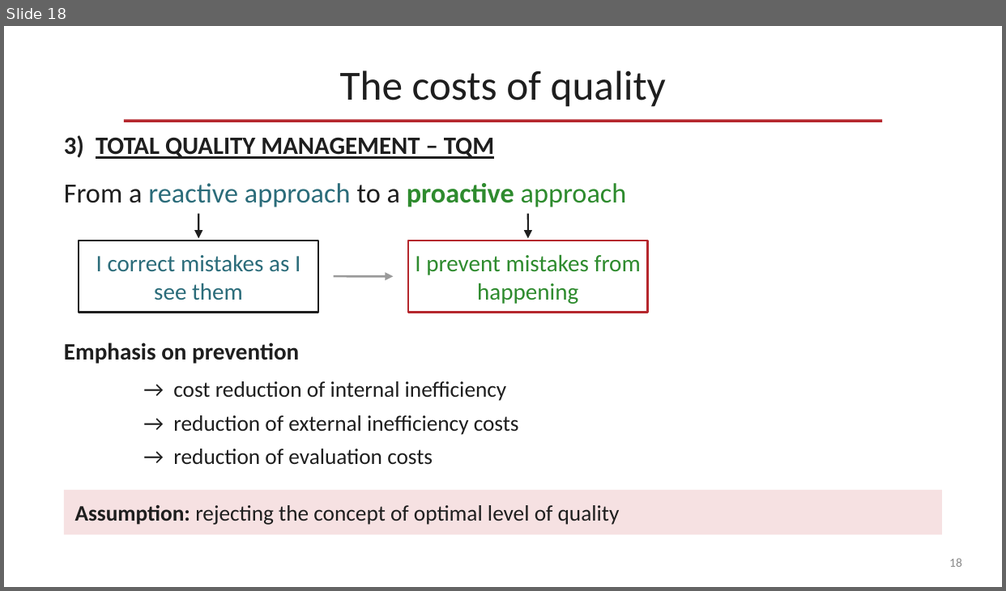
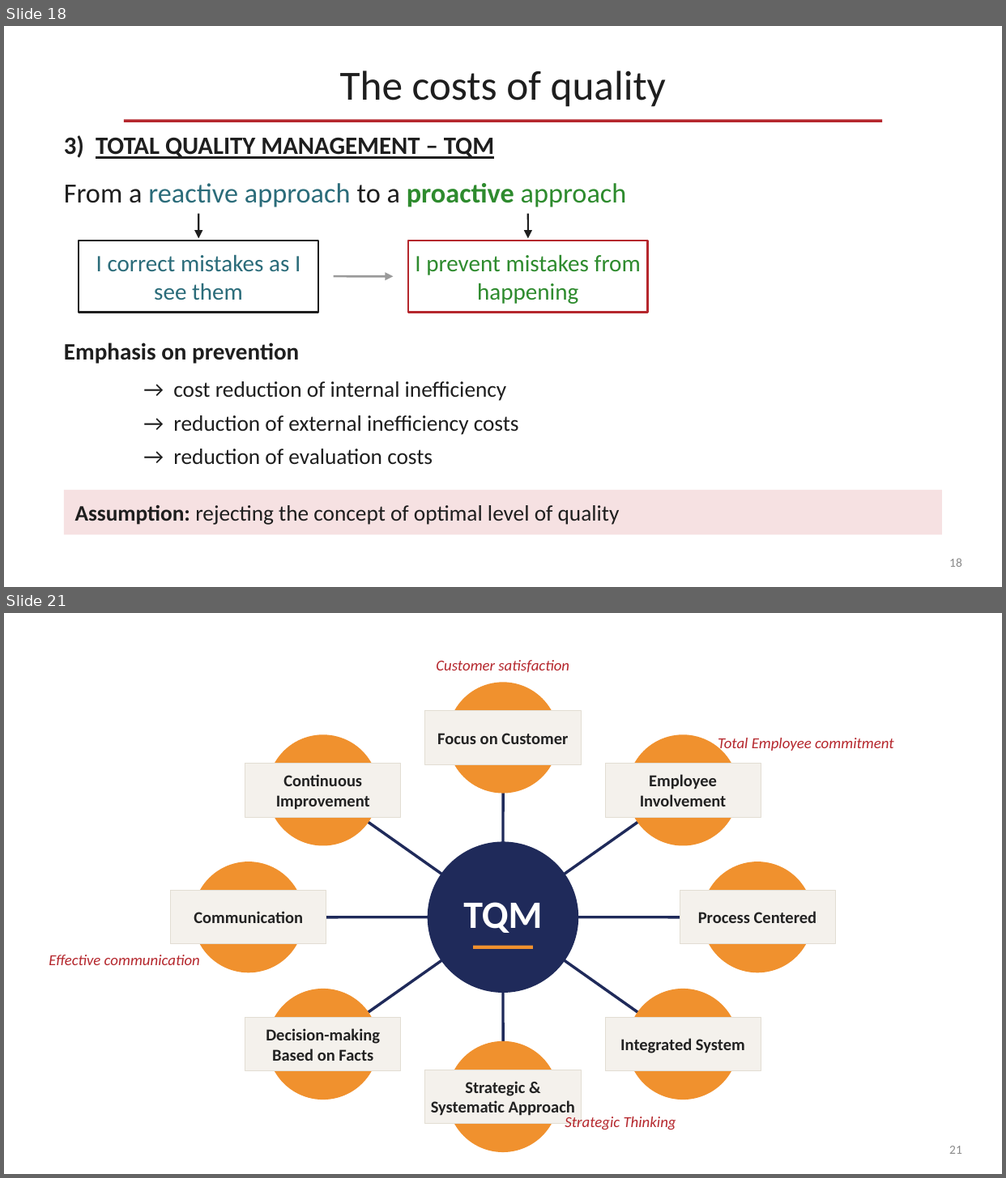
Before and after one commit to OfficialMatteoPiras/ManagementEngineering, a slide deck: SmartOperationsAndSupplyChain Management/pdf/Quality Management-claude.pptx. Shown one above the other, each under a label of ours: slide 18 before the commit, slides 18 and 21 after it; the slides between them are not shown. The pictures are 1006x591 and 1006x1178 pixels, drawn with LibreOffice and Linux fonts; fonts in the diff are those of the drawing. Boxes give left, top, right and bottom in pixels: in the first picture for what was removed or moved away, otherwise in the second. Text is boxed around its words. In the diff, an @@ line names an element or a change of style, - is before the commit and + after.

```diff
--- a/SmartOperationsAndSupplyChain Management/pdf/Quality Management-claude.pptx
+++ b/SmartOperationsAndSupplyChain Management/pdf/Quality Management-claude.pptx
@@ slide 21 added at <box>4,613,1002,1174</box>, background #FFFFFF @@
@@ text added at <box>436,660,569,672</box>, 11 pt, text #B5272D, italic @@
+Customer satisfaction
@@ ellipse added at <box>448,683,558,793</box>, fill #F0912E, outline #F0912E 1 pt @@
@@ rectangle added at <box>425,711,581,764</box>, fill #F4F1EC, outline #E2DDD3 0.5 pt, 12 pt, text #222222, bold @@
+Focus on Customer
@@ ellipse added at <box>268,736,378,845</box>, fill #F0912E, outline #F0912E 1 pt @@
@@ line added from (503, 918) to (503, 738), #1F2A5A 2 pt @@
@@ ellipse added at <box>628,736,738,845</box>, fill #F0912E, outline #F0912E 1 pt @@
@@ text added at <box>718,738,894,753</box>, 11 pt, text #B5272D, italic @@
+Total Employee commitment
@@ rectangle added at <box>245,764,401,818</box>, fill #F4F1EC, outline #E2DDD3 0.5 pt, 12 pt, text #222222, bold @@
+Continuous Improvement
@@ rectangle added at <box>605,764,761,818</box>, fill #F4F1EC, outline #E2DDD3 0.5 pt, 12 pt, text #222222, bold @@
+Employee Involvement
@@ line added from (503, 918) to (323, 790), #1F2A5A 2 pt @@
@@ line added from (503, 918) to (683, 790), #1F2A5A 2 pt @@
@@ ellipse added at <box>428,842,577,992</box>, fill #1F2A5A, outline #1F2A5A 1 pt @@
@@ ellipse added at <box>194,862,304,973</box>, fill #F0912E, outline #F0912E 1 pt @@
@@ ellipse added at <box>702,862,812,973</box>, fill #F0912E, outline #F0912E 1 pt @@
@@ rectangle added at <box>171,890,326,944</box>, fill #F4F1EC, outline #E2DDD3 0.5 pt, 12 pt, text #222222, bold @@
+Communication
@@ text added at <box>463,902,542,933</box>, 28 pt, text #FFFFFF, bold @@
+TQM
@@ rectangle added at <box>680,890,835,944</box>, fill #F4F1EC, outline #E2DDD3 0.5 pt, 12 pt, text #222222, bold @@
+Process Centered
@@ line added from (503, 918) to (249, 918), #1F2A5A 2 pt @@
@@ line added from (503, 918) to (323, 1044), #1F2A5A 2 pt @@
@@ line added from (503, 918) to (757, 918), #1F2A5A 2 pt @@
@@ line added from (503, 918) to (683, 1044), #1F2A5A 2 pt @@
@@ line added from (503, 918) to (503, 1097), #1F2A5A 2 pt @@
@@ line added from (473, 948) to (533, 948), #F0912E 2.5 pt @@
@@ text added at <box>49,955,200,965</box>, 11 pt, text #B5272D, italic @@
+Effective communication
@@ ellipse added at <box>268,989,378,1099</box>, fill #F0912E, outline #F0912E 1 pt @@
@@ ellipse added at <box>628,989,738,1099</box>, fill #F0912E, outline #F0912E 1 pt @@
@@ rectangle added at <box>245,1017,401,1071</box>, fill #F4F1EC, outline #E2DDD3 0.5 pt, 12 pt, text #222222, bold @@
+Decision-making Based on Facts
@@ rectangle added at <box>605,1017,761,1071</box>, fill #F4F1EC, outline #E2DDD3 0.5 pt, 12 pt, text #222222, bold @@
+Integrated System
@@ ellipse added at <box>448,1042,558,1152</box>, fill #F0912E, outline #F0912E 1 pt @@
@@ rectangle added at <box>425,1070,581,1124</box>, fill #F4F1EC, outline #E2DDD3 0.5 pt, 12 pt, text #222222, bold @@
+Strategic & Systematic Approach
@@ text added at <box>565,1114,676,1131</box>, 11 pt, text #B5272D, italic @@
+Strategic Thinking
@@ page number added at <box>949,1146,962,1154</box>, 9 pt, text #8A8A8A @@
+21
```
Also in this commit, not shown: 1 other slide added.
